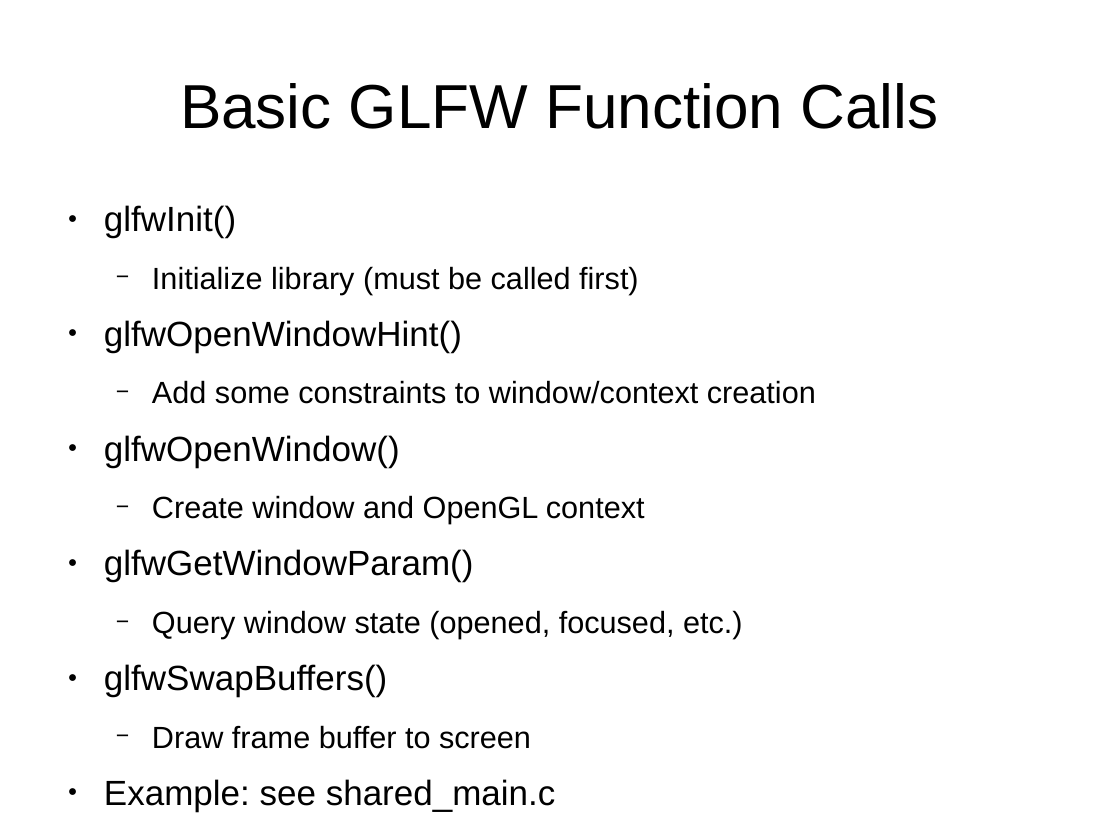
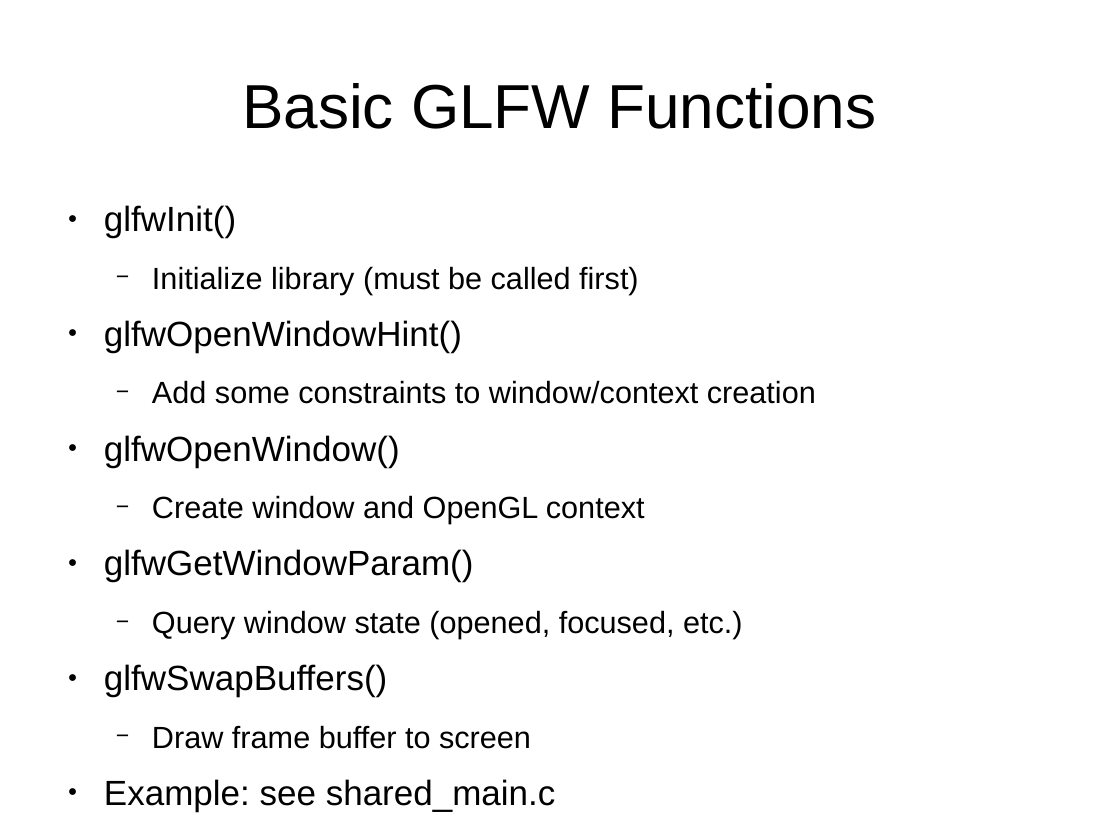
Before and after one commit to jayschwa/3d-opengl-presentation, a slide deck: slide 4 of Slides.odp. Drawn at 1120x840 pixels with LibreOffice and Linux fonts; fonts in the diff are those of the drawing. Boxes give left, top, right and bottom in pixels: in the first picture for what was removed or moved away, otherwise in the second. Text is boxed around its words. In the diff, an @@ line names an element or a change of style, - is before the commit and + after.

```diff
--- a/Slides.odp
+++ b/Slides.odp
@@ title at [242, 83, 877, 129]: text changed @@
-Basic GLFW Function Calls
+Basic GLFW Functions
```
Also in this commit, not shown: 5 other slides changed, 7 slides added, 2 slides removed.
